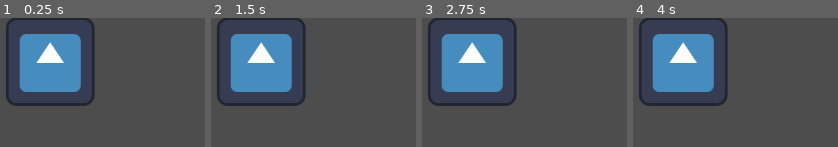
Above: before the commit, frames 1-4 (left to right).
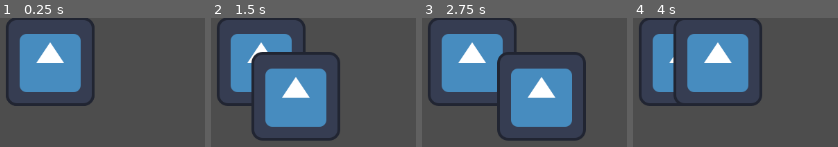
Above: after the commit, the same moments.

Repository: BYU-GameDevClub/ThreeSquareSquires
Game: Godot game, scene res://Board/MainBoard.tscn
The game is run twice, just before and just after one commit, with the same random seed, the same clock (stepped at 60 frames per second) and the same inputs. This scene is started directly instead of the project's main scene. The engine's default icon, where the game draws it, is replaced by a stand-in: a white triangle on a blue panel in a dark square.
Inputs:
- Up to frame 1 (0.25 s): no input
- Up to frame 2 (1.5 s): tap Enter at 0.5 s; hold Right (move_right) 0.53-1.28 s; tap Z (return) at 0.6, 1.35 s; tap Space at 1.25 s; hold Down (move_down) from 1.28 s (still down)
- Up to frame 3 (2.75 s): tap Enter at 2 s; release Down (move_down) at 2.03 s; hold Right (move_right) from 2.03 s (still down); tap Z (return) at 2.1 s
- Up to frame 4 (4 s): tap Space at 2.75 s; release Right (move_right) at 2.78 s; hold Up (move_up) 2.78-3.53 s; tap Z (return) at 2.85, 3.6 s; tap Enter at 3.5 s; hold Left (move_left) from 3.53 s (still down)

The runs differ from the first frame. In frame 2, 18% of the frame differs, in the area x 19-63%, y 26-96%; in frame 3, 18%; in frame 4, 14%.
Error before the commit: Invalid access to property or key 'global_position' on a base object of type 'null instance'. (res://Player/Player.gd:83)

Commit message:
Fixed more errors with commiting

Diff:
--- a/Player/Player.tscn
+++ b/Player/Player.tscn
@@ -13,3 +13,6 @@
 
 [node name="Sprite2D" type="Sprite2D" parent="."]
 texture = ExtResource("2_tn0ay")
+
+[node name="squareSelector" type="Sprite2D" parent="."]
+texture = ExtResource("2_tn0ay")
Not shown, changed: TODO.md
